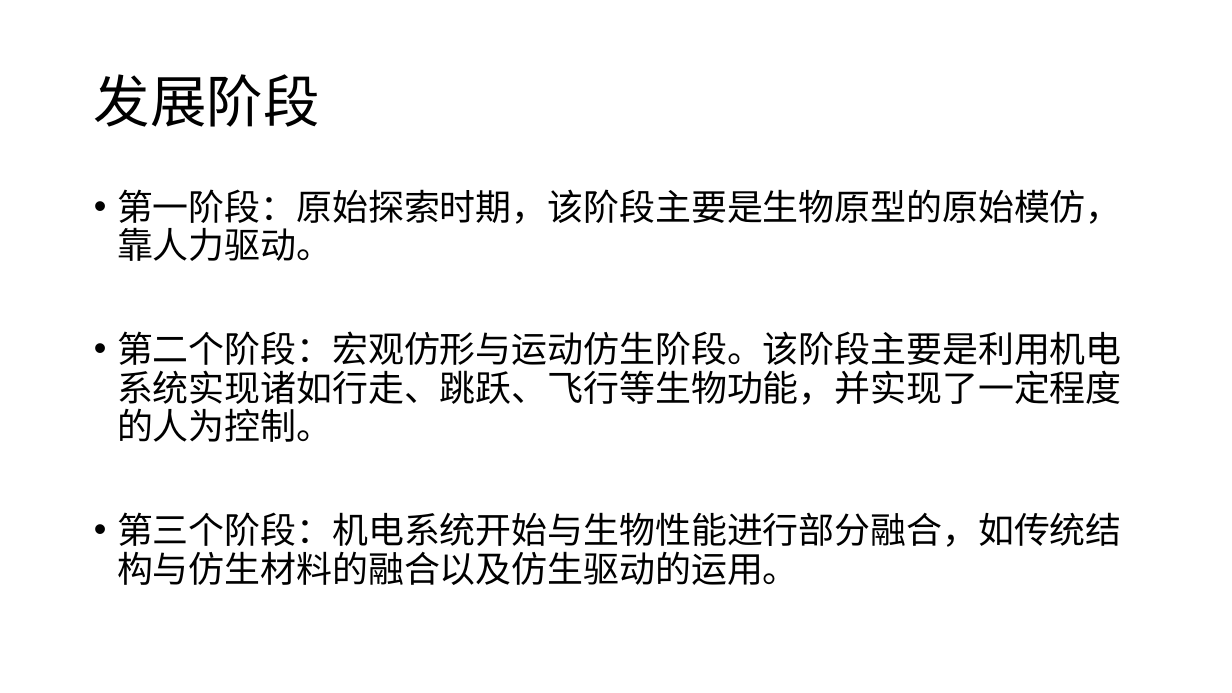
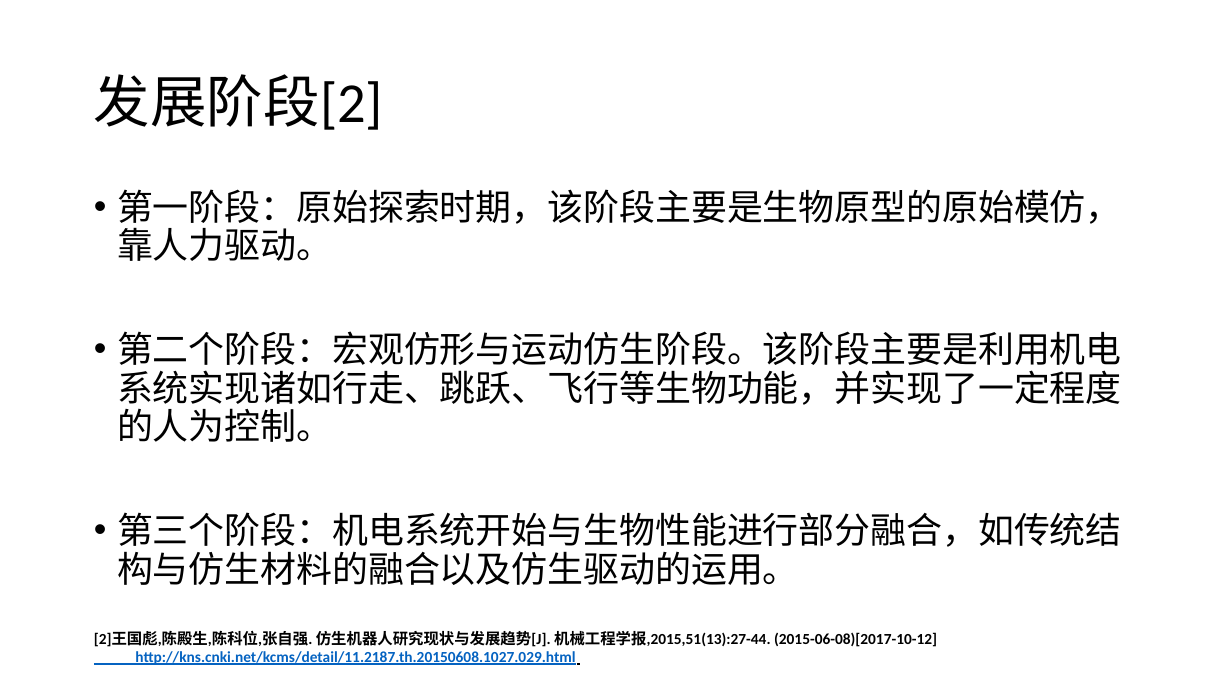
Before and after one commit to LouiValley/Global-Industry-and-Technology-Strategy-2017, a slide deck: slide 5 of weekly_report/group1/第一组第二周-仿生机器人.pptx. Drawn at 1232x693 pixels with LibreOffice and Linux fonts; fonts in the diff are those of the drawing. Boxes give left, top, right and bottom in pixels: in the first picture for what was removed or moved away, otherwise in the second. Text is boxed around its words. In the diff, an @@ line names an element or a change of style, - is before the commit and + after.

```diff
--- a/weekly_report/group1/第一组第二周-仿生机器人.pptx
+++ b/weekly_report/group1/第一组第二周-仿生机器人.pptx
@@ title at [94, 74, 383, 130]: text changed @@
-发展阶段
+发展阶段[2]
@@ text added at [94, 631, 937, 665], 12 pt, text #000000, bold @@
+[2]王国彪,陈殿生,陈科位,张自强. 仿生机器人研究现状与发展趋势[J]. 机械工程学报,2015,51(13):27-44. (2015-06-08)[2017-10-12]
+http://kns.cnki.net/kcms/detail/11.2187.th.20150608.1027.029.html
```
Also in this commit, not shown: 9 other slides changed, 1 slide added.
